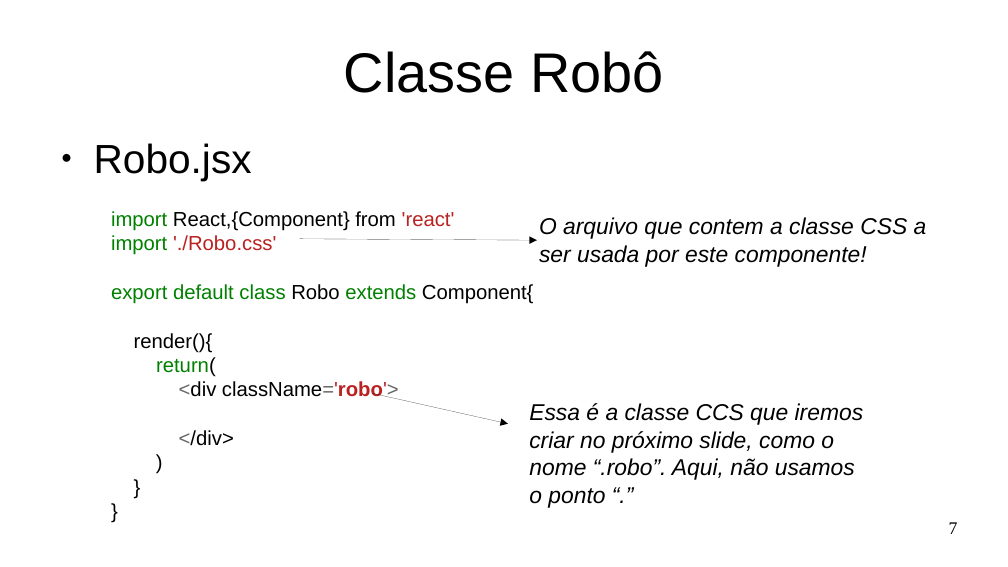
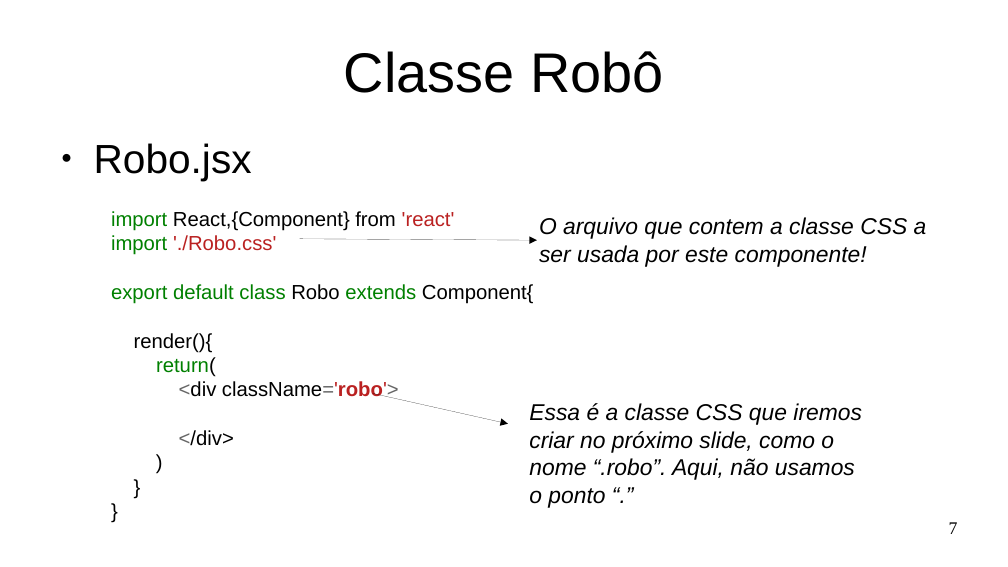
Before and after one commit to Marques-Dev/WEB_2020-1, a slide deck: slide 7 of SLIDES/aula02.odp. Drawn at 1008x567 pixels with LibreOffice and Linux fonts; fonts in the diff are those of the drawing. Boxes give left, top, right and bottom in pixels: in the first picture for what was removed or moved away, otherwise in the second. Text is boxed around its words. In the diff, an @@ line names an element or a change of style, - is before the commit and + after.

```diff
--- a/SLIDES/aula02.odp
+++ b/SLIDES/aula02.odp
@@ text at [529,403,862,425]: text changed @@
-Essa é a classe CCS que iremos
+Essa é a classe CSS que iremos
```
Also in this commit, not shown: 3 other slides changed, 26 other files.
